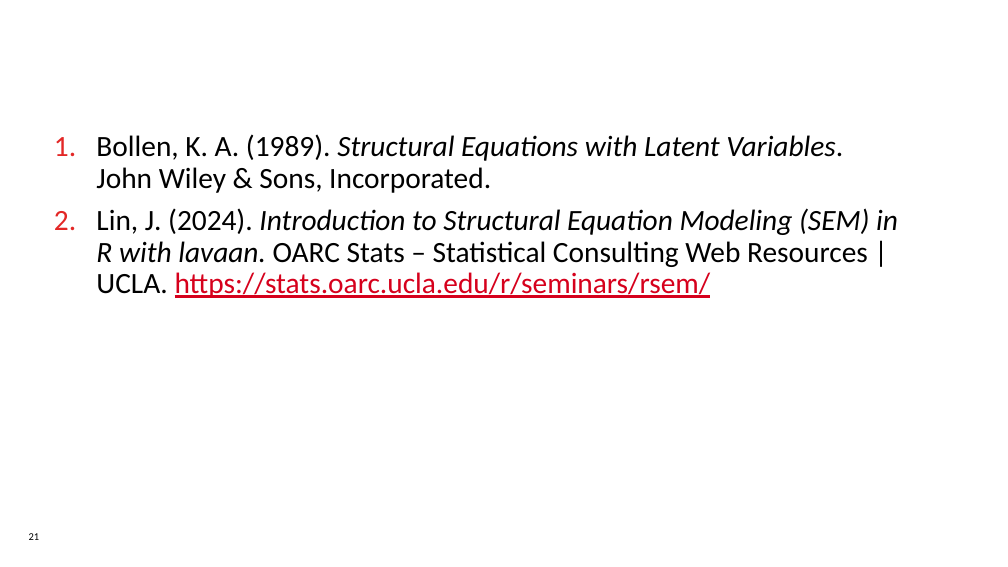
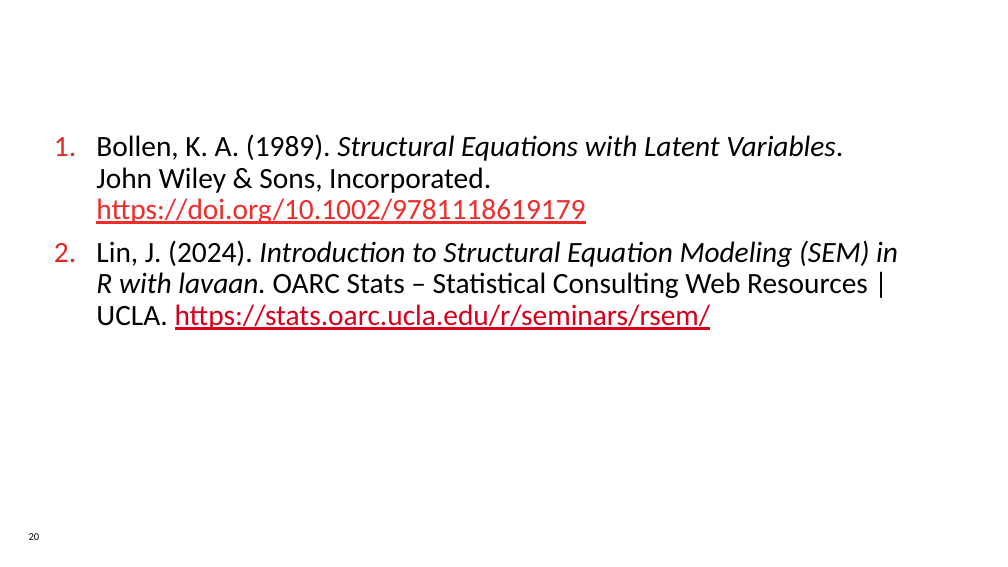
Before and after one commit to dserrington/UCalgary-MDSA-Internship, a slide deck: slide 20 of DRAFT - Research Capstone Project v1.pptx (slide 21 before the commit). Drawn at 1008x567 pixels with LibreOffice and Linux fonts; fonts in the diff are those of the drawing; background and template pictures are left out. Boxes give left, top, right and bottom in pixels: in the first picture for what was removed or moved away, otherwise in the second. Text is boxed around its words. In the diff, an @@ line names an element or a change of style, - is before the commit and + after.

```diff
--- a/DRAFT - Research Capstone Project v1.pptx
+++ b/DRAFT - Research Capstone Project v1.pptx
@@ text at <box>96,134,843,224</box>: text changed @@
-1. Bollen, K. A. (1989). Structural Equations with Latent Variables.
-   John Wiley & Sons, Incorporated.
+1. Bollen, K. A. (1989). Structural Equations with Latent Variables.
+   John Wiley & Sons, Incorporated. https://doi.org/10.1002/9781118619179
@@ page number at <box>29,533,40,540</box>: text changed @@
-21
+20
```
Also in this commit, not shown: 1 slide removed, 1 other file.
